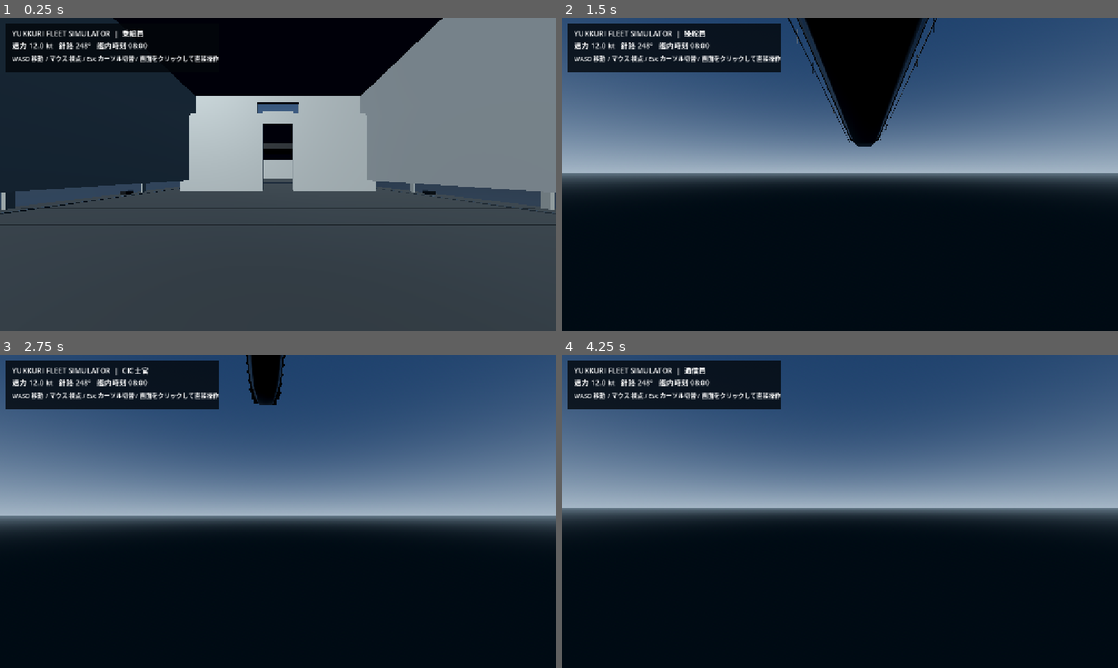
Above: before the commit, frames 1-4 (two rows, left to right).
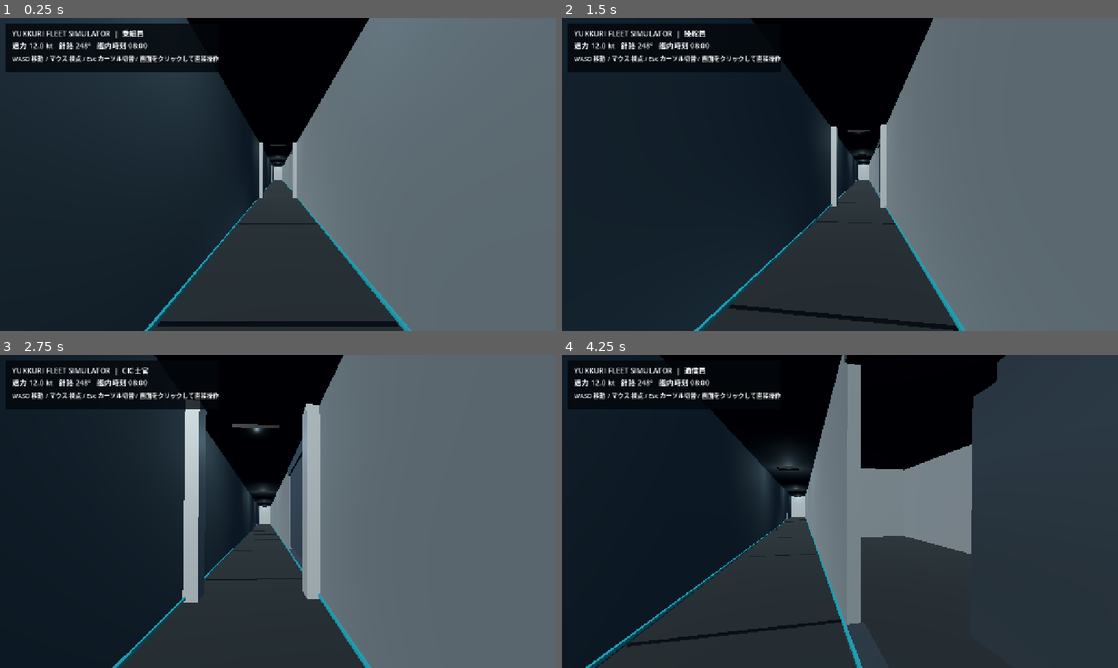
Above: after the commit, the same moments.

Repository: YukkuriP/Yukkuri-FPS-3
Game: Godot game, scene res://scenes/main.tscn
Same seed, same stepped clock (60 frames per second), same inputs: the game is played once before the commit and once after it.
Inputs (mouse positions are in pixels of both pictures, inside the frame that each line leads up to):
- Up to frame 1 (0.25 s): no input
- Up to frame 2 (1.5 s): move the mouse to (867, 174) at 0.52 s; hold W (fleet_fwd) from 0.53 s (still down); tap 1 at 0.6 s; click (867, 174) at 0.67 s; move the mouse to (812, 174) at 1.27 s; tap 2 at 1.35 s
- Up to frame 3 (2.75 s): keep holding W (fleet_fwd); move the mouse to (289, 505) at 2.02 s; tap 3 at 2.1 s
- Up to frame 4 (4.25 s): keep holding W (fleet_fwd); move the mouse to (834, 517) at 2.77 s; tap 4 at 2.85 s; click (834, 517) at 2.92 s; move the mouse to (878, 514) at 3.52 s; tap 5 at 3.6 s

The runs differ from the first frame. In frame 1, 57% of the frame differs, in the area x 0-100%, y 0-100%; in frame 2, 76%; in frame 3, 77%; in frame 4, 80%.
Error before the commit: Parse Error: Closing ")" doesn't have an opening counterpart. (res://scripts/deck_plan.gd:118)

Commit message:
Fix stair handrail syntax error

Diff:
--- a/scripts/deck_plan.gd
+++ b/scripts/deck_plan.gd
@@ -115,7 +115,7 @@
 		var step_y := 1.16 - float(i) * 0.25
 		_box(self, "Stair tread", Vector3(STAIR_X, step_y, step_z), Vector3(1.25, 0.07, 0.38), trim_mat)
 	for side in [-1.0, 1.0]:
-		var rail := _box(stair, "Stair handrail", Vector3(side * 0.82, 0.72, 0), Vector3(0.07, 0.07, 4.9), trim_mat))
+		var rail := _box(stair, "Stair handrail", Vector3(side * 0.82, 0.72, 0), Vector3(0.07, 0.07, 4.9), trim_mat)
 		rail.rotation.x = 0.0
 	# Lower-deck equipment, service lockers and low-level lighting.
 	for z in [-28.0, -18.0, -2.0, 12.0, 26.0]:
